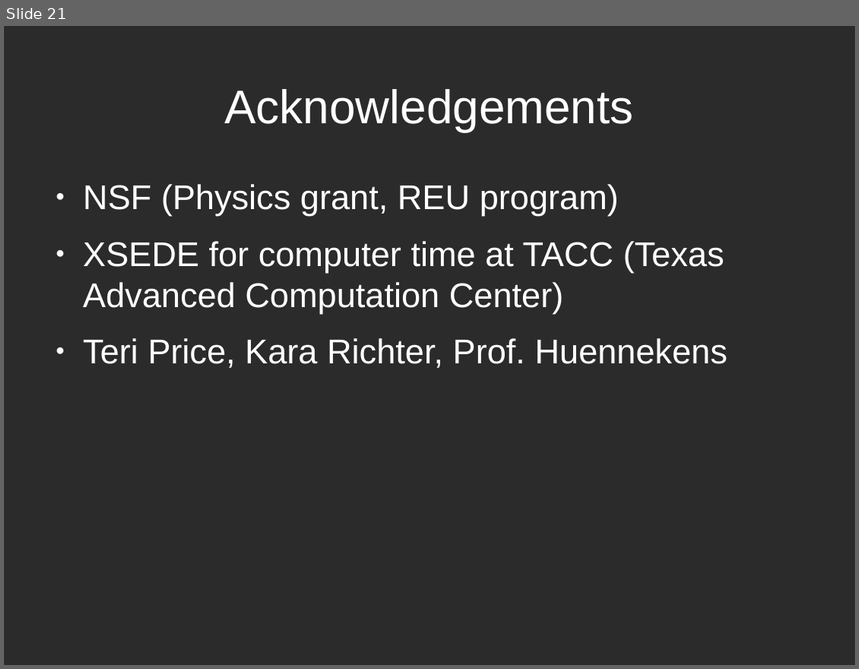
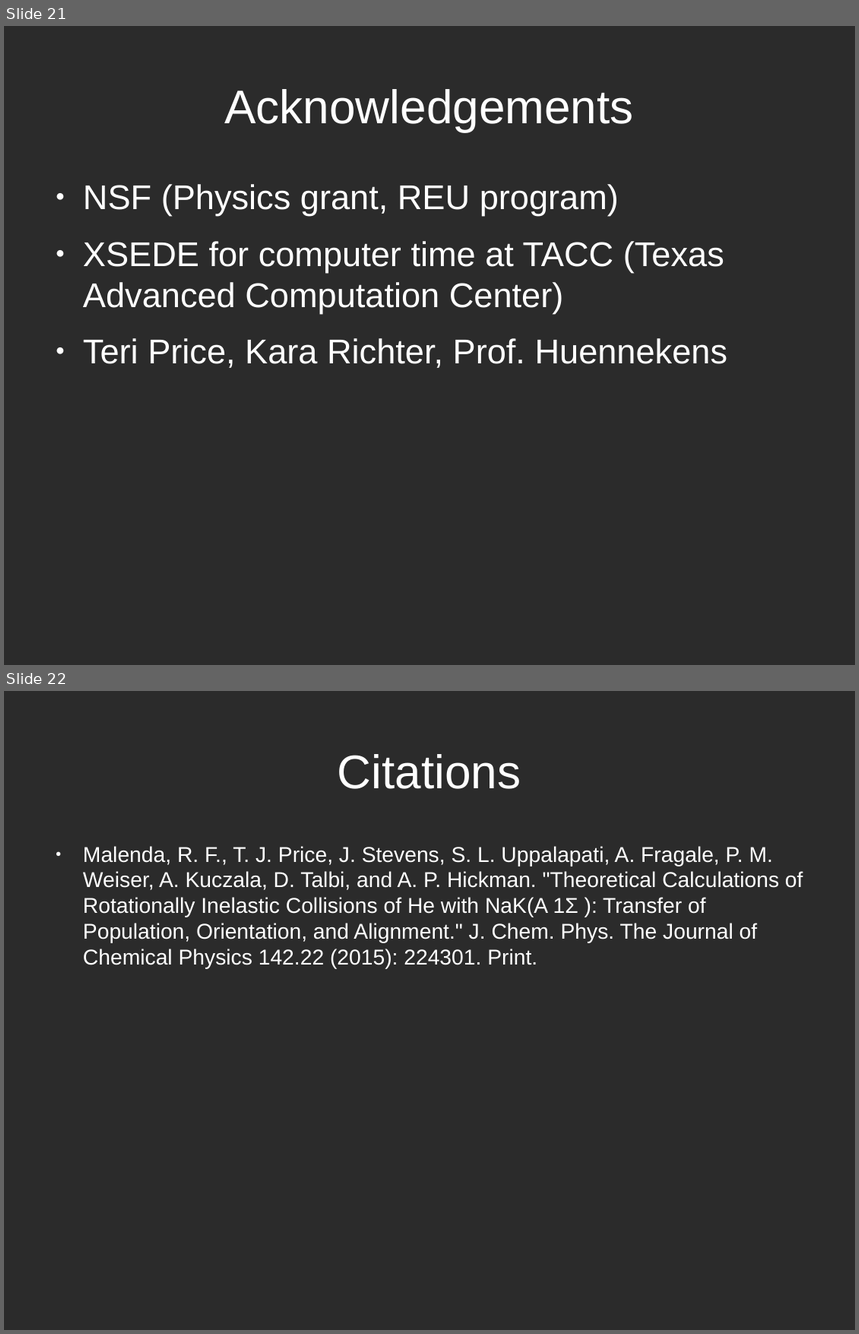
Before and after one commit to atowneND/HeNaK_Collisions, a slide deck: Presentation.odp. Shown one above the other, each under a label of ours: slide 21 before the commit, slides 21 and 22 after it. The pictures are 859x669 and 859x1334 pixels, drawn with LibreOffice and Linux fonts; fonts in the diff are those of the drawing; background and template pictures are left out; a plain dark background stands for a picture behind light text. Boxes give left, top, right and bottom in pixels: in the first picture for what was removed or moved away, otherwise in the second. Text is boxed around its words. In the diff, an @@ line names an element or a change of style, - is before the commit and + after.

```diff
--- a/Presentation.odp
+++ b/Presentation.odp
@@ slide 22 added at [4, 691, 855, 1330], background picture (left out) @@
@@ title added at [338, 754, 521, 789], 44 pt, text #FFFFFF @@
+Citations
@@ text added at [83, 846, 804, 969], 20 pt, text #FFFFFF @@
+● Malenda, R. F., T. J. Price, J. Stevens, S. L. Uppalapati, A. Fragale, P. M. Weiser, A. Kuczala, D. Talbi, and A. P. Hickman. "Theoretical Calculations of Rotationally Inelastic Collisions of He with NaK(A 1Σ ): Transfer of Population, Orientation, and Alignment." J. Chem. Phys. The Journal of Chemical Physics 142.22 (2015): 224301. Print.
```
Also in this commit, not shown: 4 slides changed, 8 other files.
